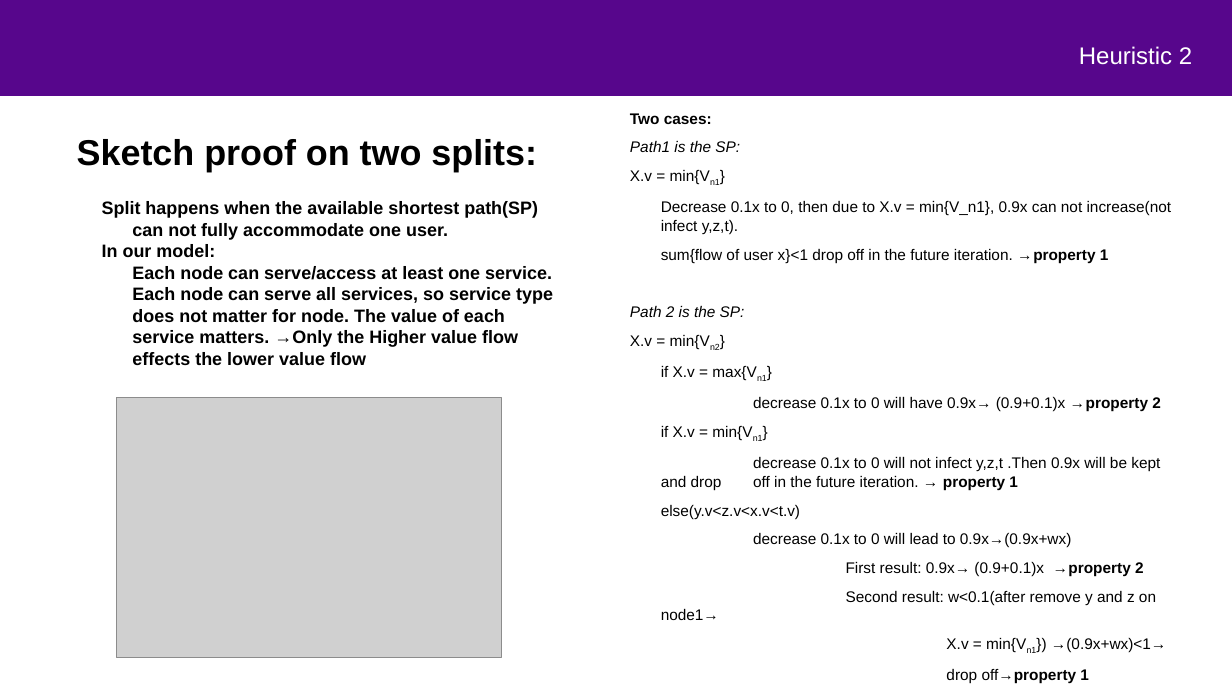
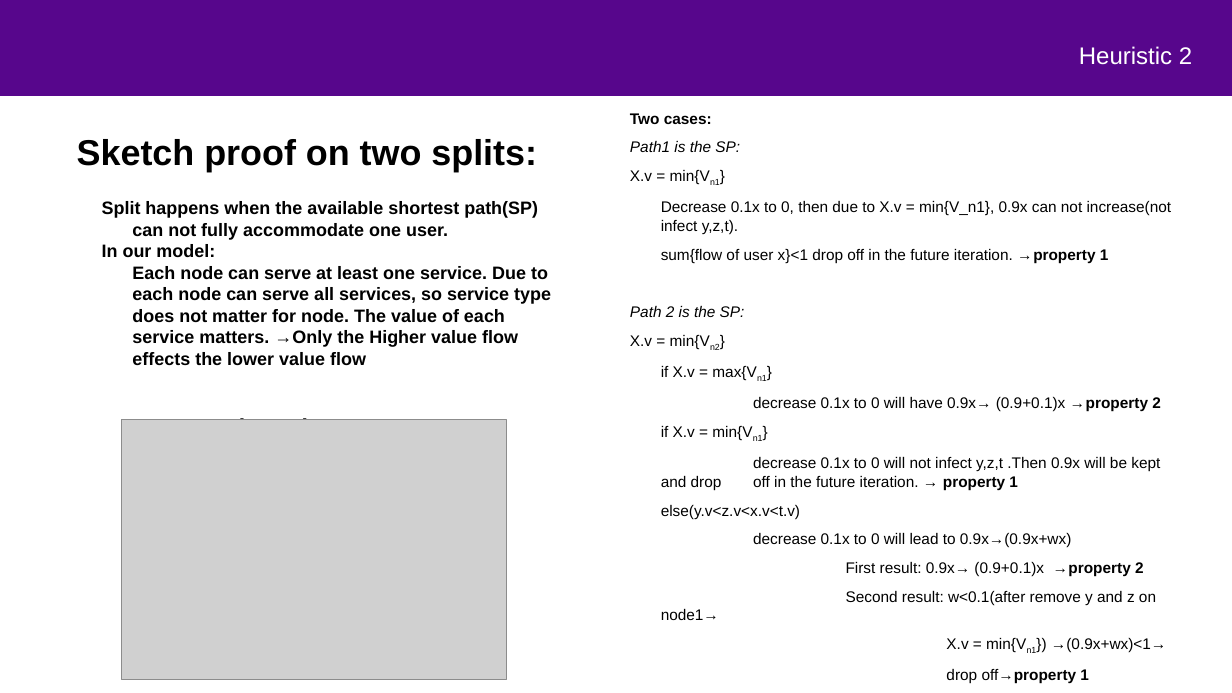
Before and after one commit to mustafafu/mec_request_routing, a slide deck: slide 20 of common_script/Presentation/FinalPresentation.pptx. Drawn at 1232x693 pixels with LibreOffice and Linux fonts; fonts in the diff are those of the drawing; grey boxes stand for pictures; background and template pictures are left out. Boxes give left, top, right and bottom in pixels: in the first picture for what was removed or moved away, otherwise in the second. Text is boxed around its words. In the diff, an @@ line names an element or a change of style, - is before the commit and + after.

```diff
--- a/common_script/Presentation/FinalPresentation.pptx
+++ b/common_script/Presentation/FinalPresentation.pptx
@@ text at [132,266,551,365]: text changed @@
-Each node can serve/access at least one service.
-Each node can serve all services, so service type does not matter for node. The value of each service matters. →Only the Higher value flow effects the lower value flow
+Each node can serve at least one service. Due to each node can serve all services, so service type does not matter for node. The value of each service matters. →Only the Higher value flow effects the lower value flow
@@ picture: place and size @@
-picture at [116,398,502,658]
+picture at [121,420,506,679]
```
Also in this commit, not shown: 2 other slides changed, 1 slide removed, 3 other files.
